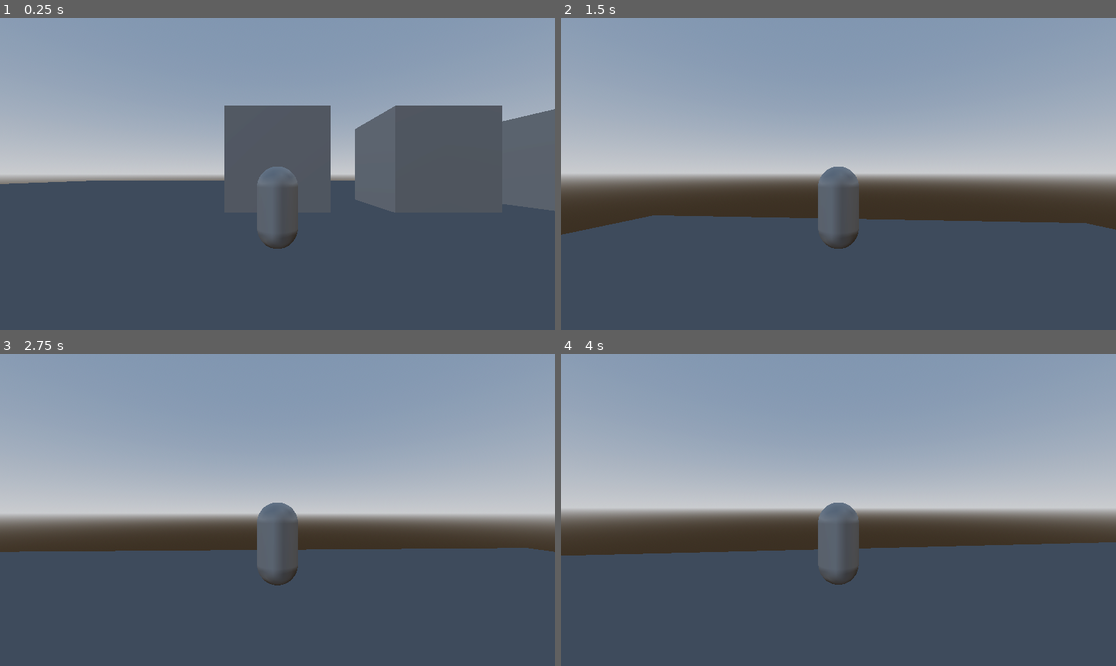
Above: before the commit, frames 1-4 (two rows, left to right).
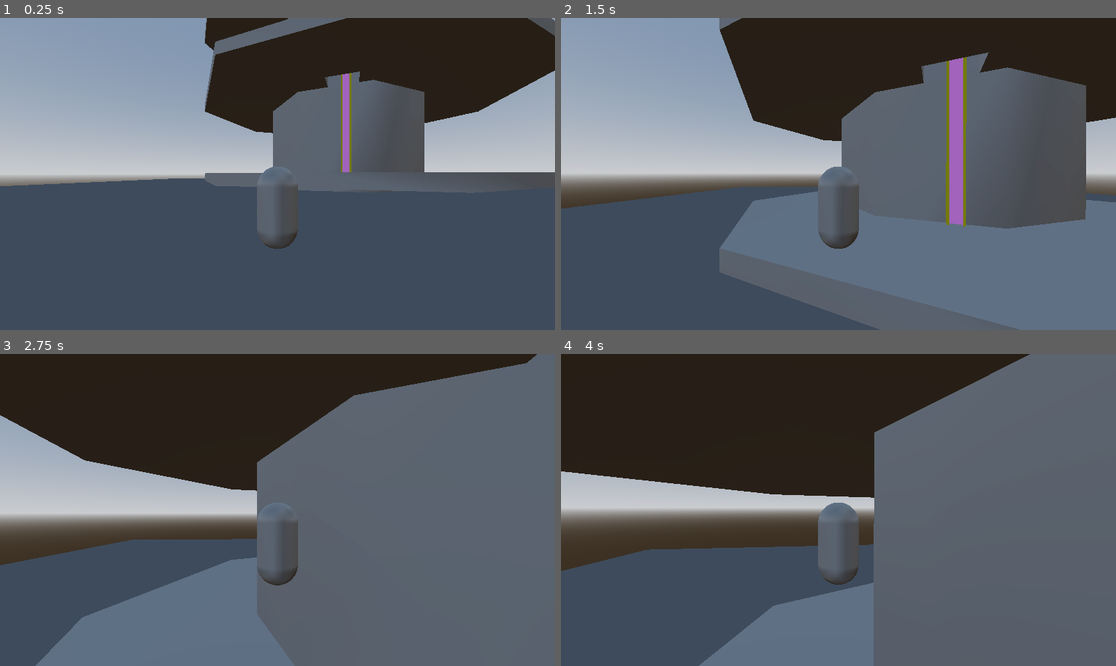
Above: after the commit, the same moments.

Repository: c-dez/3d-game
Game: Godot game, scene res://escenes/world/world.tscn
Same seed, same stepped clock (60 frames per second), same inputs: the game is played once before the commit and once after it.
Inputs (mouse positions are in pixels of both pictures, inside the frame that each line leads up to):
- Up to frame 1 (0.25 s): no input
- Up to frame 2 (1.5 s): tap Enter at 0.5 s; move the mouse to (866, 174) at 0.52 s; hold W (forward) from 0.53 s (still down); tap E (action, bound only after the commit) at 0.6 s; tap Space (jump) at 0.77, 0.8, 1.07, 1.35 s; move the mouse to (810, 174) at 1.27 s
- Up to frame 3 (2.75 s): keep holding W (forward); tap Space (jump) at 1.52, 1.82, 2.3 s; tap E (action, bound only after the commit) at 1.55, 2.1 s; move the mouse to (288, 503) at 2.02 s
- Up to frame 4 (4 s): keep holding W (forward); move the mouse to (832, 516) at 2.77 s; tap E (action, bound only after the commit) at 2.85 s; tap Space (jump) at 3.02, 3.32, 3.6, 3.77 s; move the mouse to (877, 513) at 3.52 s

The runs differ from the first frame. In frame 1, 27% of the frame differs, in the area x 0-100%, y 0-63%; in frame 2, 62%; in frame 3, 78%, in the area x 0-100%, y 0-100%; in frame 4, 74%.

Commit message:
empezando sistema para escalar escalera

Diff:
--- /dev/null
+++ b/assets/ladder.tscn
@@ -0,0 +1,17 @@
+[gd_scene load_steps=3 format=3 uid="uid://bhskg4fqt6gqh"]
+
+[sub_resource type="StandardMaterial3D" id="StandardMaterial3D_eqsx1"]
+albedo_color = Color(0.715346, 0.701092, 1.15514e-06, 1)
+
+[sub_resource type="StandardMaterial3D" id="StandardMaterial3D_iqvwo"]
+albedo_color = Color(1, 0.576471, 1, 1)
+
+[node name="Ladder" type="CSGBox3D"]
+size = Vector3(1, 10, 0.5)
+material = SubResource("StandardMaterial3D_eqsx1")
+
+[node name="CSGBox3D" type="CSGBox3D" parent="."]
+transform = Transform3D(1, 0, 0, 0, 1, 0, 0, 0, 1, -0.0151321, 0, 0.0720116)
+operation = 2
+size = Vector3(0.715, 10, 0.415)
+material = SubResource("StandardMaterial3D_iqvwo")
--- a/escenes/player/player.gd
+++ b/escenes/player/player.gd
@@ -3,11 +3,6 @@
 
 @export_group("Movimiento")
 @export var move_speed: float = 8.0
-
-# variables para rotar mesh segun la direccion de movimiento
-@onready var skin: MeshInstance3D = get_node("Visuals")
-var last_movement_direction := Vector3.FORWARD
-const ROTATION_SPEED: float = 12.0
 
 # better jump
 # la combinacion de estas variables modifica propiedades de salto y gravedad
@@ -15,14 +10,23 @@
 @export var jump_height: float = 8.0
 @export var jump_time_to_peak: float = 0.4
 @export var jump_time_to_descend: float = 0.5
+
+# variables para rotar mesh segun la direccion de movimiento
+@onready var player_camera: PlayerCamera = get_node("PlayerCamera")
+@onready var skin: MeshInstance3D = get_node("Visuals")
+var last_movement_direction := Vector3.FORWARD
+const _ROTATION_SPEED: float = 12.0
+
 # se calcula en calculate_better_jump()
-var jump_velocity
-var jump_gravity
-var jump_fall_gravity
-
-@onready var player_camera: PlayerCamera = get_node("PlayerCamera")
+var _jump_velocity
+var _jump_gravity
+var _jump_fall_gravity
 
 #coyote time
+var _coyote_time_max: float = 0.2
+var _coyote_time_counter: float = 0.0
+
+
 
 func _ready() -> void:
 	debug_start()
@@ -30,11 +34,11 @@
 
 
 func _physics_process(_delta: float) -> void:
+	set_skin_visible_by_camera_distance(1.0)
 	move()
 	jump(_delta)
+	coyote_time_jump(_delta)
 	move_and_slide()
-	set_skin_visible_by_camera_distance(1.0)
-
 
 
 func rotate_skin(direction: Vector3) -> void:
@@ -47,11 +51,11 @@
 	var target_angle = atan2(last_movement_direction.x, last_movement_direction.z) + PI
 
 	# Interpolación suave usando lerp_angle
-	skin.rotation.y = lerp_angle(skin.rotation.y, target_angle, ROTATION_SPEED * _delta)
+	skin.rotation.y = lerp_angle(skin.rotation.y, target_angle, _ROTATION_SPEED * _delta)
 
 
-func set_skin_visible_by_camera_distance(threshold: float) -> void:
-	skin.visible = player_camera.get_hit_length() > threshold
+func set_skin_visible_by_camera_distance(camera_distance_threshold: float) -> void:
+	skin.visible = player_camera.get_hit_length() > camera_distance_threshold
 
 
 func move() -> void:
@@ -77,14 +81,26 @@
 	rotate_skin(direction)
 
 
+func coyote_time_jump(_delta) -> void:
+	# cuando no esta en suelo empieza cuenta regresiva
+	if is_on_floor():
+		_coyote_time_counter = _coyote_time_max
+	else:
+		_coyote_time_counter -= _delta
+	# coyote jump
+	if not is_on_floor() and _coyote_time_counter > 0:
+		if Input.is_action_just_pressed(Keybindings.jump):
+			velocity.y = _jump_velocity
+
+
 func jump(_delta: float) -> void:
 	if Keybindings.buffer_jump() and is_on_floor():
-		velocity.y = jump_velocity
+		velocity.y = _jump_velocity
 	if not is_on_floor():
 		if velocity.y < 0.0:
-			velocity.y -= jump_fall_gravity * _delta
+			velocity.y -= _jump_fall_gravity * _delta
 		else:
-			velocity.y -= jump_gravity * _delta
+			velocity.y -= _jump_gravity * _delta
 
 
 func debug_start() -> void:
@@ -95,6 +111,6 @@
 
 
 func calculate_better_jump() -> void:
-	jump_velocity = 2.0 * jump_height / jump_time_to_peak
-	jump_gravity = 2.0 * jump_height / (jump_time_to_peak * jump_time_to_peak)
-	jump_fall_gravity = 2.0 * jump_height / (jump_time_to_descend * jump_time_to_descend)
+	_jump_velocity = 2.0 * jump_height / jump_time_to_peak
+	_jump_gravity = 2.0 * jump_height / (jump_time_to_peak * jump_time_to_peak)
+	_jump_fall_gravity = 2.0 * jump_height / (jump_time_to_descend * jump_time_to_descend)
--- a/escenes/world/world.tscn
+++ b/escenes/world/world.tscn
@@ -1,6 +1,7 @@
-[gd_scene load_steps=6 format=3 uid="uid://c6i1bgtyhwimm"]
+[gd_scene load_steps=7 format=3 uid="uid://c6i1bgtyhwimm"]
 
 [ext_resource type="PackedScene" uid="uid://cmshly5qv2v42" path="res://escenes/player/player.tscn" id="1_1a6sk"]
+[ext_resource type="PackedScene" uid="uid://bhskg4fqt6gqh" path="res://assets/ladder.tscn" id="2_2myj7"]
 
 [sub_resource type="ProceduralSkyMaterial" id="ProceduralSkyMaterial_1a6sk"]
 sky_horizon_color = Color(0.662243, 0.671743, 0.686743, 1)
@@ -28,21 +29,44 @@
 use_collision = true
 size = Vector3(100, 1, 100)
 material = SubResource("StandardMaterial3D_wkcf0")
+metadata/_edit_lock_ = true
 
 [node name="Player" parent="." instance=ExtResource("1_1a6sk")]
-transform = Transform3D(1, 0, 0, 0, 1, 0, 0, 0, 1, 0, 2, 0)
+transform = Transform3D(1, 0, 0, 0, 1, 0, 0, 0, 1, -9.3347, 2, 24.7364)
 
-[node name="CSGBox3D" type="CSGBox3D" parent="."]
-transform = Transform3D(1, 0, 0, 0, 1, 0, 0, 0, 1, 0, 2.5, -7)
+[node name="CSGCombiner3D" type="CSGCombiner3D" parent="."]
 use_collision = true
-size = Vector3(5, 5, 5)
 
-[node name="CSGBox3D2" type="CSGBox3D" parent="."]
-transform = Transform3D(1, 0, 0, 0, 1, 0, 0, 0, 1, 8.00634, 2.5, -7)
-use_collision = true
-size = Vector3(5, 5, 5)
+[node name="CSGCylinder3D" type="CSGCylinder3D" parent="CSGCombiner3D"]
+transform = Transform3D(1, 0, 0, 0, 1, 0, 0, 0, 1, 0, 50, 0)
+radius = 10.0
+height = 100.0
 
-[node name="CSGBox3D3" type="CSGBox3D" parent="."]
-transform = Transform3D(1, 0, 0, 0, 1, 0, 0, 0, 1, 16.1248, 2.5, -7)
-use_collision = true
-size = Vector3(5, 5, 5)
+[node name="CSGCylinder3D3" type="CSGCylinder3D" parent="CSGCombiner3D"]
+transform = Transform3D(1, 0, 0, 0, 1, 0, 0, 0, 1, 0, 50, 0)
+operation = 2
+radius = 9.0
+height = 100.0
+
+[node name="CSGCylinder3D2" type="CSGCylinder3D" parent="CSGCombiner3D"]
+transform = Transform3D(1, 0, 0, 0, 1, 0, 0, 0, 1, 0, 1.40778, 0)
+radius = 20.0
+height = 1.0
+
+[node name="CSGCylinder3D4" type="CSGCylinder3D" parent="CSGCombiner3D"]
+transform = Transform3D(1, 0, 0, 0, 1, 0, 0, 0, 1, 0.0325527, 11.4538, 0.00902557)
+radius = 20.0
+height = 1.0
+
+[node name="CSGCylinder3D5" type="CSGCylinder3D" parent="CSGCombiner3D"]
+transform = Transform3D(1, 0, 0, 0, 1, 0, 0, 0, 1, 0.0325527, 21.4538, 0.00902557)
+radius = 20.0
+height = 1.0
+
+[node name="CSGBox3D" type="CSGBox3D" parent="CSGCombiner3D"]
+transform = Transform3D(0.935426, 0, -0.353524, 0, 1.8, 0, 0.353524, 0, 0.935426, -2.98835, 11.8514, 9.90094)
+operation = 2
+size = Vector3(3.05981, 1, 2.46582)
+
+[node name="Ladder" parent="." instance=ExtResource("2_2myj7")]
+transform = Transform3D(0.947813, 0, -0.318827, 0, 1.29938, 0, 0.318827, 0, 0.947813, -2.43067, 8.40056, 9.27734)
--- a/project.godot
+++ b/project.godot
@@ -19,6 +19,7 @@
 [autoload]
 
 Keybindings="*res://scripts/keybinings/keybindings.gd"
+MoveStateMachine="*res://scripts/move_state_machine/move_state_machine.gd"
 
 [file_customization]
 
@@ -53,3 +54,8 @@
 "events": [Object(InputEventKey,"resource_local_to_scene":false,"resource_name":"","device":-1,"window_id":0,"alt_press …(191 unchanged characters)…
 ]
 }
+action={
+"deadzone": 0.2,
+"events": [Object(InputEventKey,"resource_local_to_scene":false,"resource_name":"","device":-1,"window_id":0,"alt_pressed":false,"shift_pressed":false,"ctrl_pressed":false,"meta_pressed":false,"pressed":false,"keycode":0,"physical_keycode":69,"key_label":0,"unicode":101,"location":0,"echo":false,"script":null)
+]
+}
--- a/scripts/keybinings/keybindings.gd
+++ b/scripts/keybinings/keybindings.gd
@@ -13,6 +13,13 @@
 # buffer
 var jump_buffer_timer: Timer
 var buffer_active_time: float = 0.3
+
+# Actions
+var action: String = "action"
+
+#climbing
+var climb:String = "forward"
+var descend:String = "backwards"
 
 
 func _ready() -> void:
@@ -33,3 +40,34 @@
 	jump_buffer_timer.one_shot = true
 	jump_buffer_timer.autostart = false
 	add_child(jump_buffer_timer)
+
+# un state machine da seguimiento a estado moverse, escalando escalera
+# dependiendo de el estado se asignan y desasignan keybindings
+
+func state_keys() -> void:
+	match MoveStateMachine.current_state:
+		MoveStateMachine.STATE.MOVING:
+			# clear_keys()
+			assign_moving_keys()
+		MoveStateMachine.STATE.CLIMBING:
+			clear_keys()
+			assign_climbing_keys()
+
+		_:
+			pass
+
+func assign_moving_keys():
+	forward = "forward"
+	backwards = "backwards"
+	left = "left"
+	right = "right"
+
+func assign_climbing_keys():
+	climb = "forward"
+	descend = "backwards"
+
+func clear_keys():
+	forward = ""
+	backwards = ""
+	left = ""
+	right = ""
--- /dev/null
+++ b/scripts/move_state_machine/move_state_machine.gd
@@ -0,0 +1,10 @@
+# autoload moveStateMachine
+extends Node
+
+
+enum STATE {
+	MOVING,
+	CLIMBING,
+}
+
+var current_state:int = 0
Not shown, added: scripts/move_state_machine/move_state_machine.gd.uid
